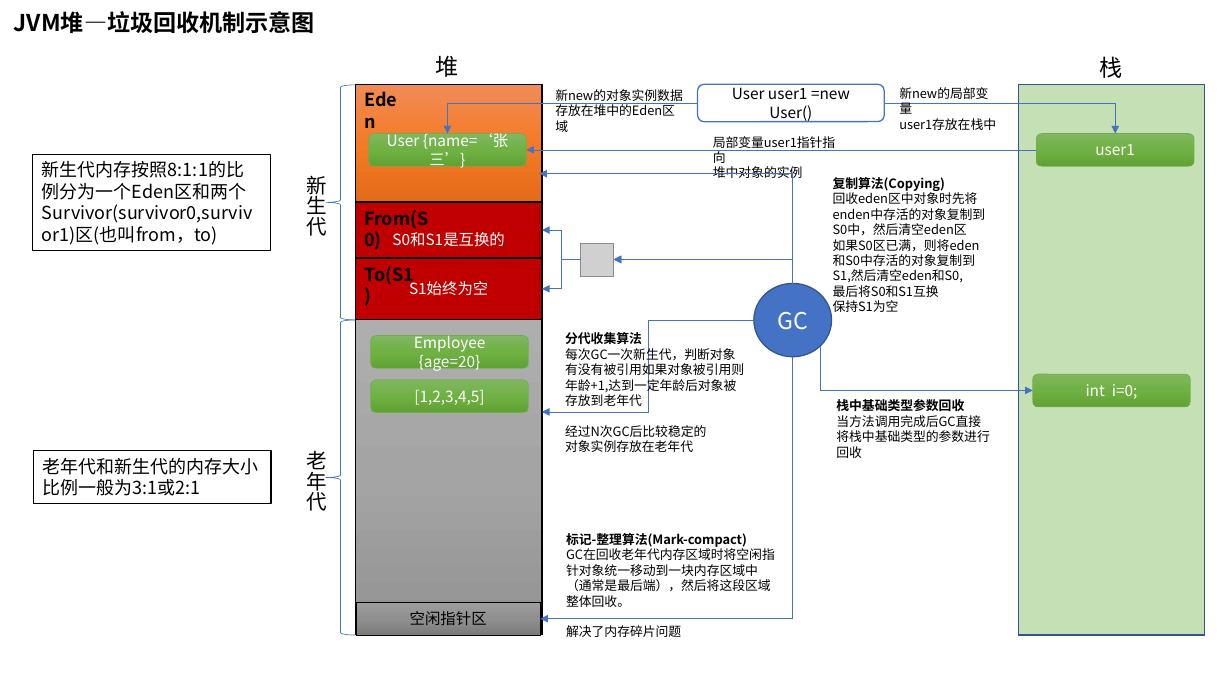
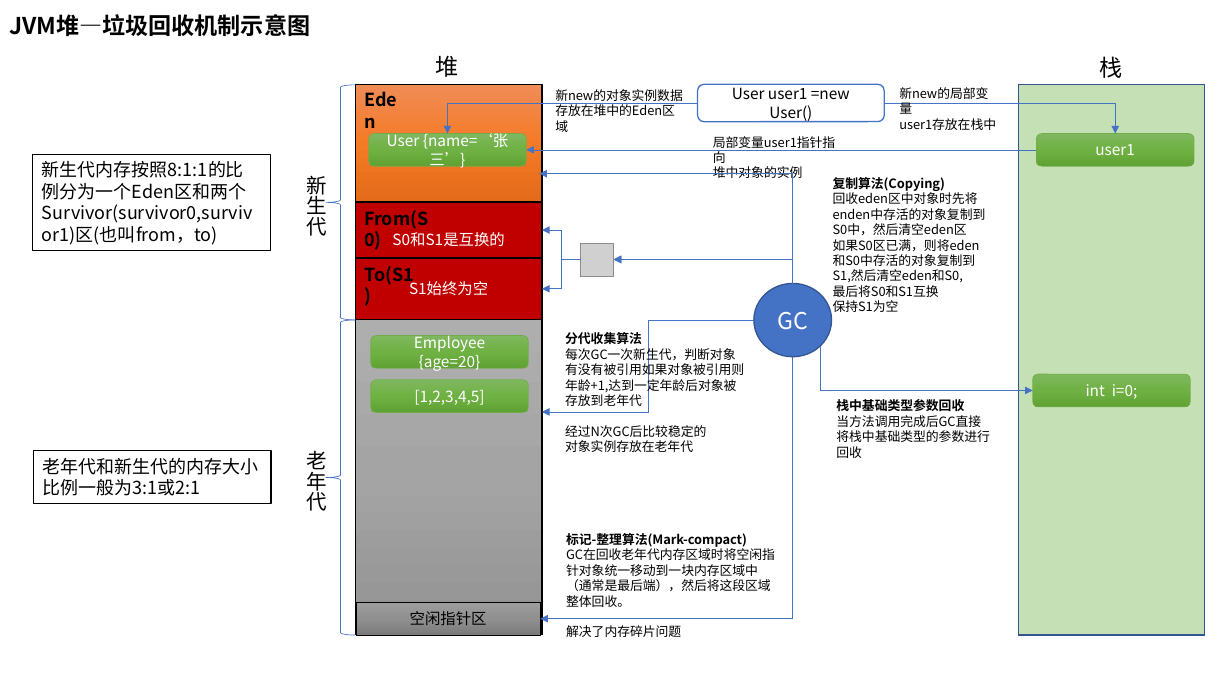
Before and after one commit to adwyxx/Node, a slide deck: slide 6 of Java.pptx. Drawn at 1232x693 pixels with LibreOffice and Linux fonts; fonts in the diff are those of the drawing; grey boxes stand for pictures. Boxes give left, top, right and bottom in pixels: in the first picture for what was removed or moved away, otherwise in the second. Text is boxed around its words. In the diff, an @@ line names an element or a change of style, - is before the commit and + after.

```diff
--- a/Java.pptx
+++ b/Java.pptx
@@ text "JVM堆—垃圾回收机制示意图": place and size @@
-text "JVM堆—垃圾回收机制示意图" at <box>14,11,315,33</box>
+text "JVM堆—垃圾回收机制示意图" at <box>9,14,310,36</box>
```
Also in this commit, not shown: 19 other files.
